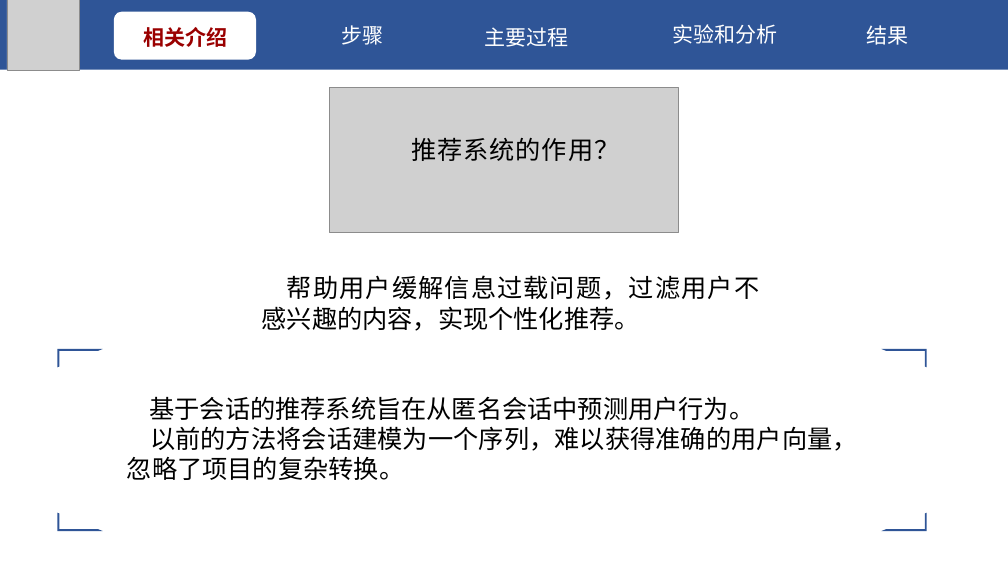
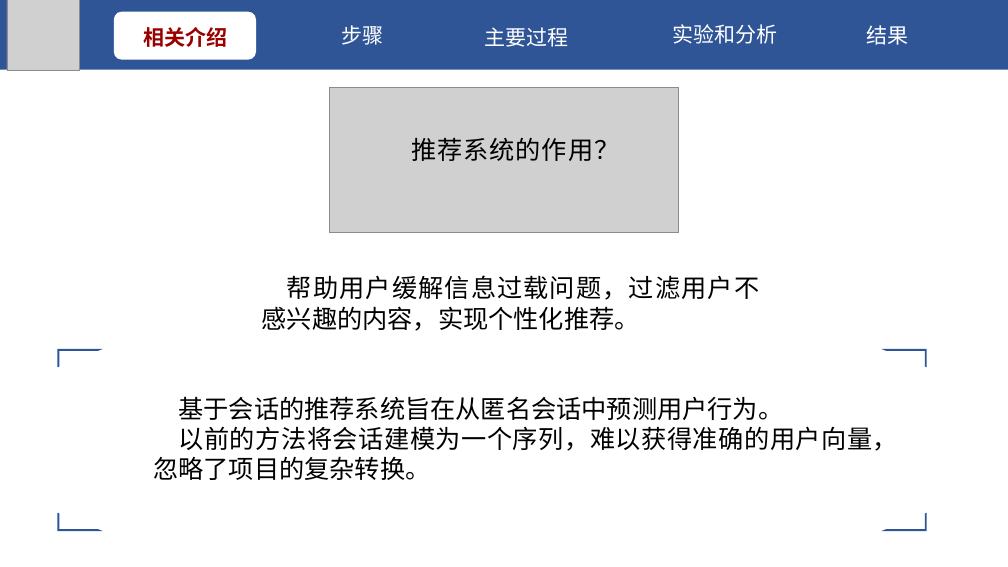
Before and after one commit to HEU-CS/new-database-S320067030-hushuangyang, a slide deck: slide 3 of S320067030 胡双阳 SR-GNN.pptx. Drawn at 1008x567 pixels with LibreOffice and Linux fonts; fonts in the diff are those of the drawing; grey boxes stand for pictures; background and template pictures are left out. Boxes give left, top, right and bottom in pixels: in the first picture for what was removed or moved away, otherwise in the second. Text is boxed around its words. In the diff, an @@ line names an element or a change of style, - is before the commit and + after.

```diff
--- a/S320067030 胡双阳 SR-GNN.pptx
+++ b/S320067030 胡双阳 SR-GNN.pptx
@@ text "基于会话的推荐系统旨在从匿名会话中预测用户行为。": place and size @@
-text "基于会话的推荐系统旨在从匿名会话中预测用户行为。" at (127, 396, 858, 480)
+text "基于会话的推荐系统旨在从匿名会话中预测用户行为。" at (153, 396, 898, 480)
@@ text at (179, 396, 784, 420): indent changed @@
@@ text at (153, 426, 898, 480): text changed @@
-以前的方法将会话建模为一个序列，难以获得准确的用户向量， 忽略了项目的复杂转换。
+以前的方法将会话建模为一个序列，难以获得准确的用户向量，忽略了项目的复杂转换。
```
Also in this commit, not shown: 1 other slide changed, 1 slide added.
